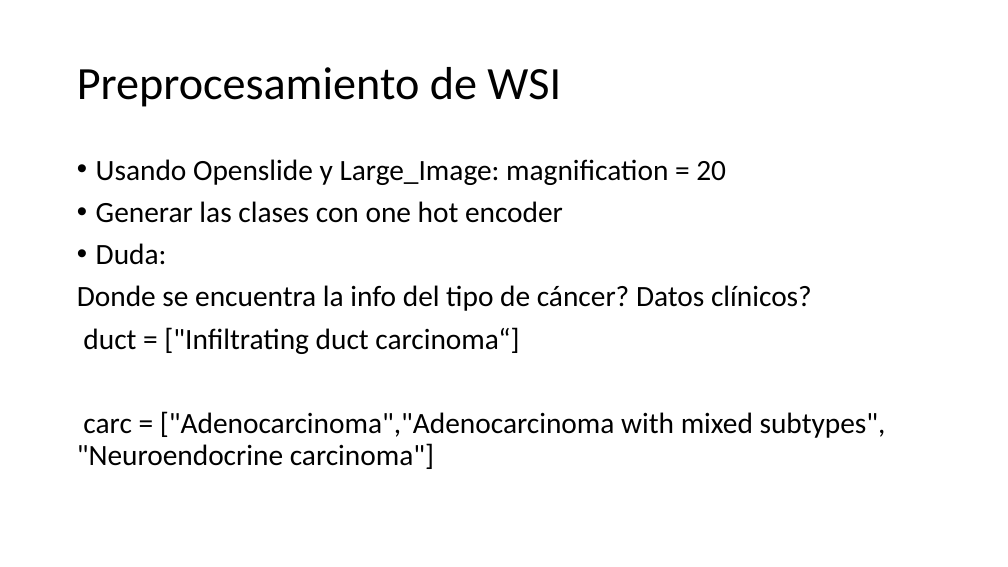
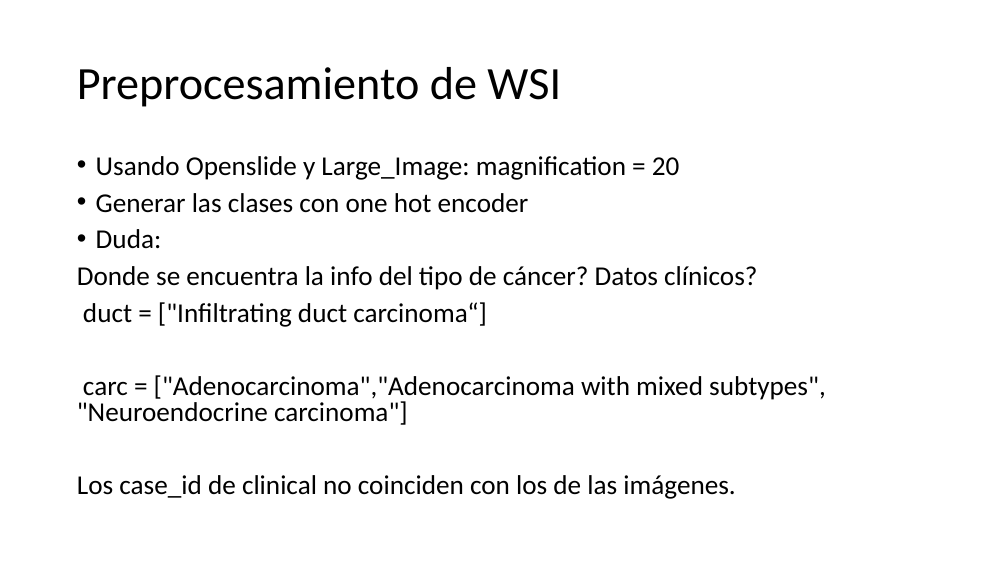
Before and after one commit to alejandroborj/heterogeneous-data, a slide deck: slide 14 of pregunta.pptx. Drawn at 1008x567 pixels with LibreOffice and Linux fonts; fonts in the diff are those of the drawing. Boxes give left, top, right and bottom in pixels: in the first picture for what was removed or moved away, otherwise in the second. Text is boxed around its words. In the diff, an @@ line names an element or a change of style, - is before the commit and + after.

```diff
--- a/pregunta.pptx
+++ b/pregunta.pptx
@@ text at bbox=[77, 156, 826, 425]: size 28 to 25.9 pt in "Usando Openslide y Large_Image: magnification = 20", "Generar las clases con one hot encoder", "Duda:", "Donde se encuentra la info del tipo ..." and 2 more places; line spacing 0.9 to 0.8 @@
@@ text at bbox=[77, 475, 735, 499]: paragraph added @@
+Los case_id de clinical no coinciden con los de las imágenes.
```
Also in this commit, not shown: 2 slides added.
